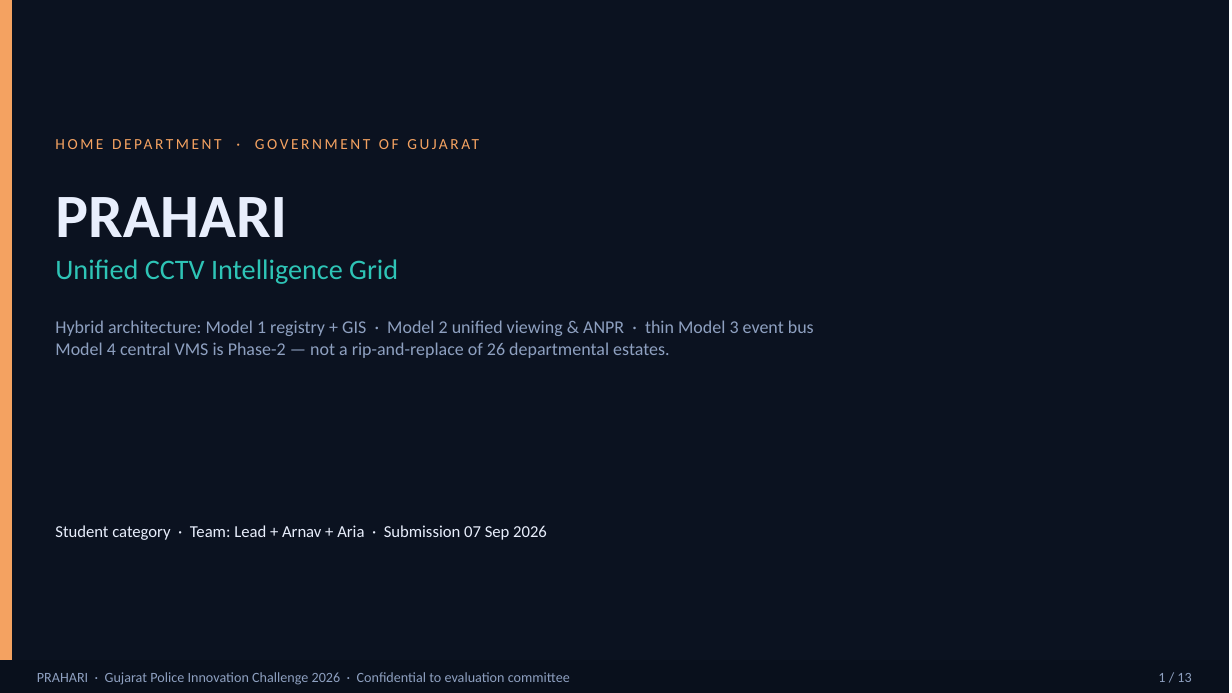
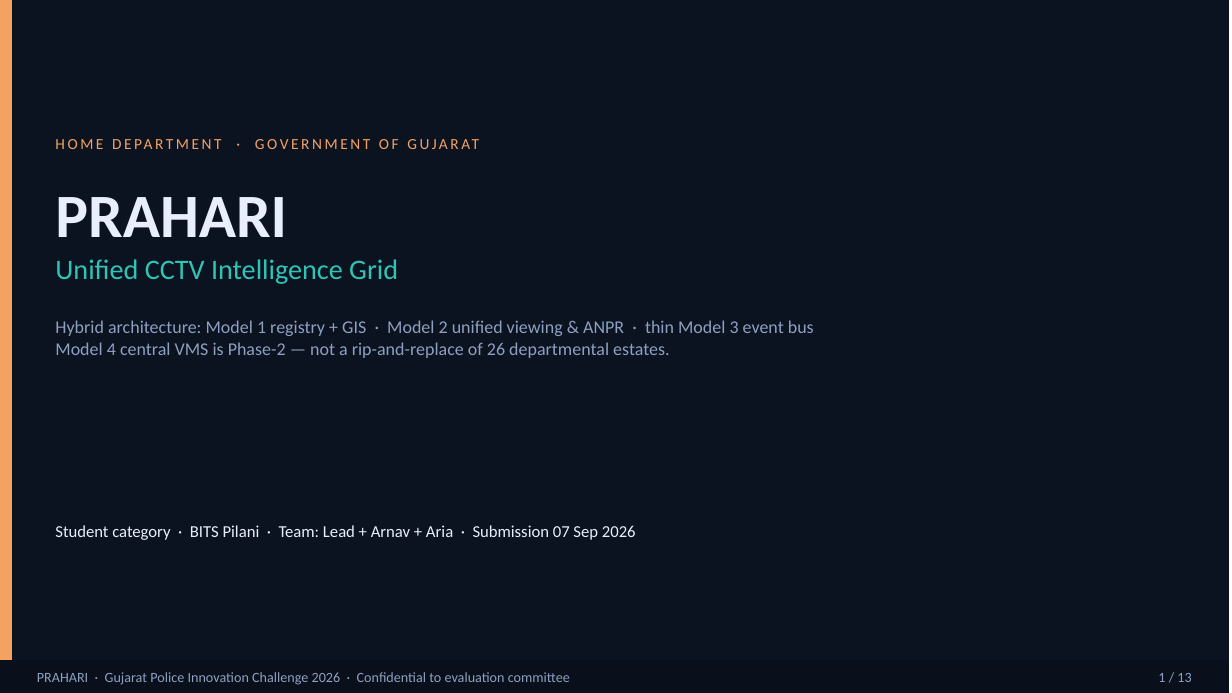
Before and after one commit to amitduabits/PRAHARI, a slide deck: slide 1 of 04_Documents/PRAHARI_Solution.pptx. Drawn at 1232x693 pixels with LibreOffice and Linux fonts; fonts in the diff are those of the drawing. Boxes give left, top, right and bottom in pixels: in the first picture for what was removed or moved away, otherwise in the second. Text is boxed around its words. In the diff, an @@ line names an element or a change of style, - is before the commit and + after.

Commit message:
Lock submission artefacts: BITS Pilani on slide 1, PDF export, catalogue 503, finale runcard.

```diff
--- a/04_Documents/PRAHARI_Solution.pptx
+++ b/04_Documents/PRAHARI_Solution.pptx
@@ text at <box>55,525,636,540</box>: text changed @@
-Student category · Team: Lead + Arnav + Aria · Submission 07 Sep 2026
+Student category · BITS Pilani · Team: Lead + Arnav + Aria · Submission 07 Sep 2026
```
Also in this commit, not shown: 10 other files.
